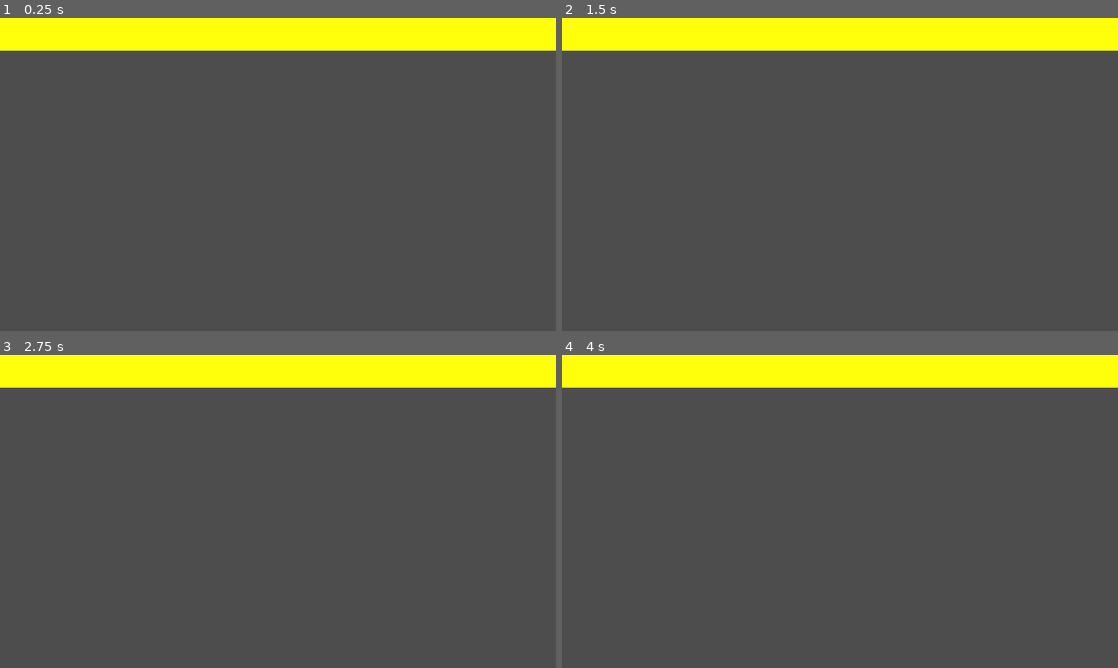
Above: before the commit, frames 1-4 (two rows, left to right).
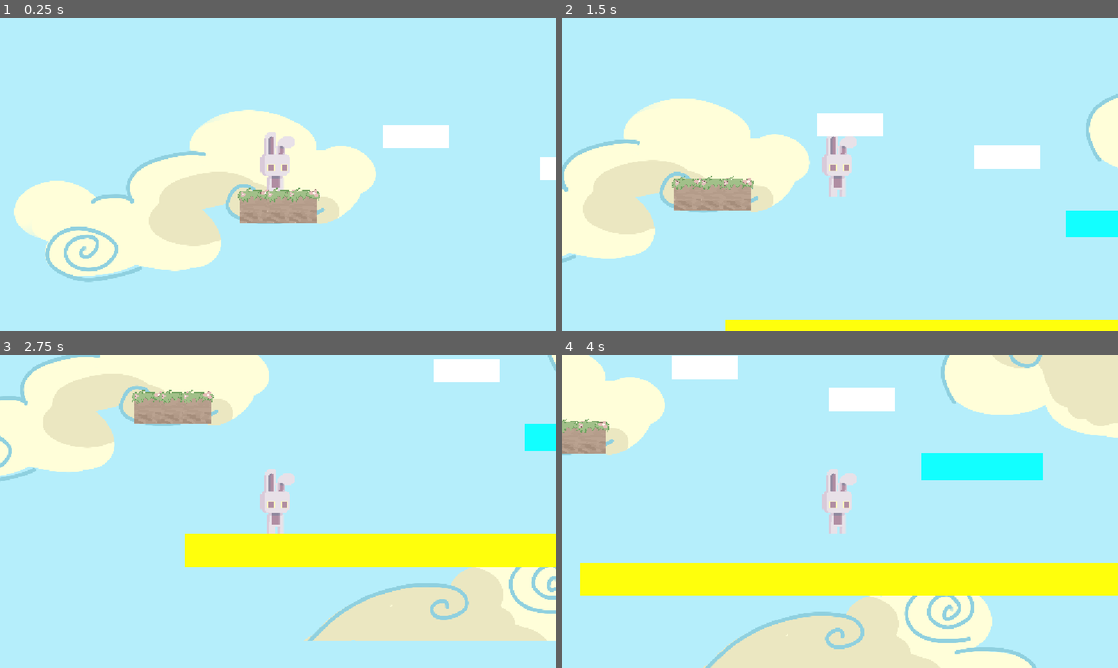
Above: after the commit, the same moments.

Repository: cyberangelina6/bounce-back-gamejam
Game: Godot game, scene res://level1.tscn
Two runs of this game, one before a commit and one after it. Both use one fixed random seed, a clock stepped at 60 frames per second and the inputs below. Before the commit the project starts from res://cloud_bottom.tscn.
Inputs:
- Up to frame 1 (0.25 s): no input
- Up to frame 2 (1.5 s): tap Enter at 0.5 s; hold Right (ui_right) from 0.53 s (still down); tap W (jump) at 0.77 s
- Up to frame 3 (2.75 s): tap W (jump) at 1.52 s; release Right (ui_right) at 2.03 s; hold Left (ui_left) from 2.03 s (still down)
- Up to frame 4 (4 s): release Left (ui_left) at 2.78 s; hold Right (ui_right) from 2.78 s (still down); tap W (jump) at 3.02, 3.77 s

The runs differ from the first frame. In frame 1, 100% of the frame differs, in the area x 0-100%, y 0-100%; in frame 2, 100%; in frame 3, 100%; in frame 4, 100%.

Commit message:
added trees

Diff:
--- a/homescreen.tscn
+++ b/homescreen.tscn
@@ -1,8 +1,7 @@
 [gd_scene format=3 uid="uid://dpg2dyh8u8tlb"]
 
-[ext_resource type="FontFile" path="res://PixelifySans-VariableFont_wght.ttf" id="1_1bjcg"]
 [ext_resource type="Script" path="res://homescreen.gd" id="1_edeuv"]
-[ext_resource type="Texture2D" path="res://homescreen_scenery_clean.png" id="2_edeuv"]
+[ext_resource type="Texture2D" uid="uid://i0rweci07l5b" path="res://homescreen_scenery_clean.png" id="2_edeuv"]
 [ext_resource type="Texture2D" uid="uid://dhjj6qcbli84p" path="res://daybunny_static1.png" id="3_c2ysq"]
 
 [node name="homescreen" type="Control" unique_id=708581588]
@@ -31,9 +30,9 @@
 grow_vertical = 2
 color = Color(0.70980394, 0.93333334, 0.9843137, 1)
 
-[node name="Scenery" type="Sprite2D" parent="." unique_id=2120444220]
-position = Vector2(579, 327)
-scale = Vector2(0.4973958, 0.47507337)
+[node name="Scenery" type="Sprite2D" parent="." unique_id=74327280]
+position = Vector2(588.00006, 322.50003)
+scale = Vector2(0.4973958, 0.4743402)
 texture = ExtResource("2_edeuv")
 
 [node name="VBoxContainer" type="VBoxContainer" parent="." unique_id=1374625368]
@@ -54,18 +53,15 @@
 [node name="Label" type="Label" parent="VBoxContainer" unique_id=681208773]
 layout_mode = 2
 theme_override_colors/font_color = Color(0, 0, 0, 1)
-theme_override_fonts/font = ExtResource("1_1bjcg")
 theme_override_font_sizes/font_size = 64
 text = "BOUNCE BACK"
 
 [node name="PlayButton" type="Button" parent="VBoxContainer" unique_id=1173078538]
 layout_mode = 2
-theme_override_fonts/font = ExtResource("1_1bjcg")
 theme_override_font_sizes/font_size = 32
 text = "PLAY"
 
 [node name="QuitButton" type="Button" parent="VBoxContainer" unique_id=1233831434]
 layout_mode = 2
-theme_override_fonts/font = ExtResource("1_1bjcg")
 theme_override_font_sizes/font_size = 32
 text = "QuitButton"
--- a/project.godot
+++ b/project.godot
@@ -10,7 +10,7 @@
 
 [application]
 
-run/main_scene="uid://je21hvdc0g1j"
+run/main_scene="uid://bv1t612rvs28l"
 config/features=PackedStringArray("4.7")
 
 [display]
Binary file added: homescreen_scenery_clean.png
Not shown, added: homescreen_scenery_clean.png.import
